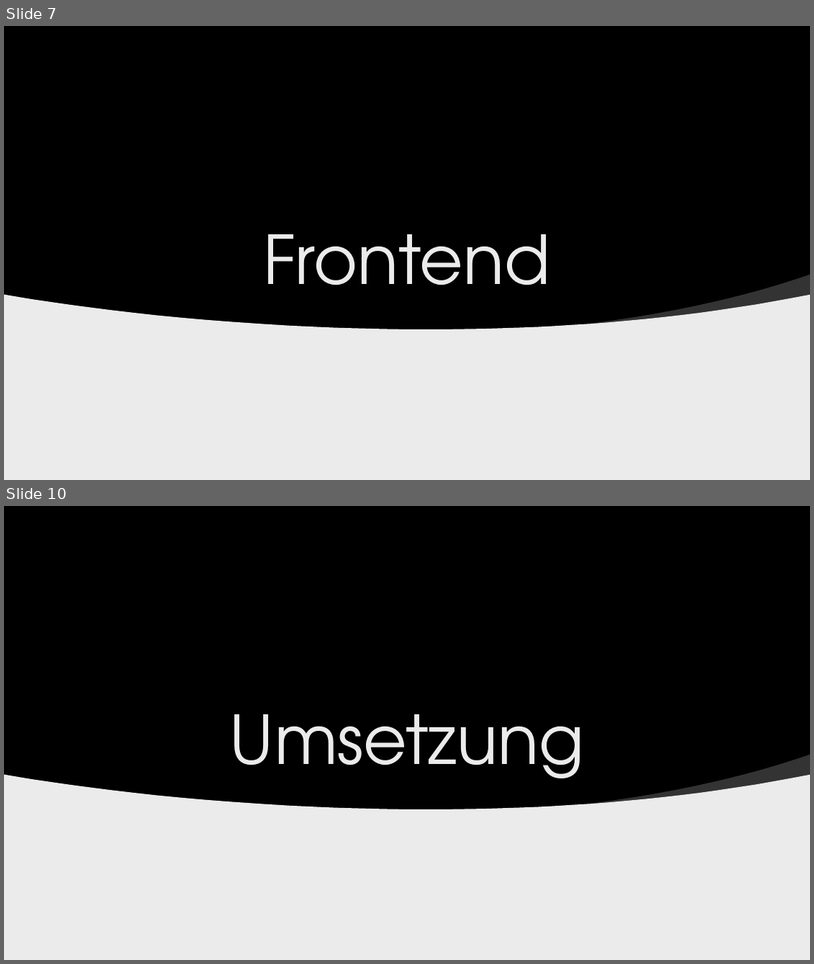
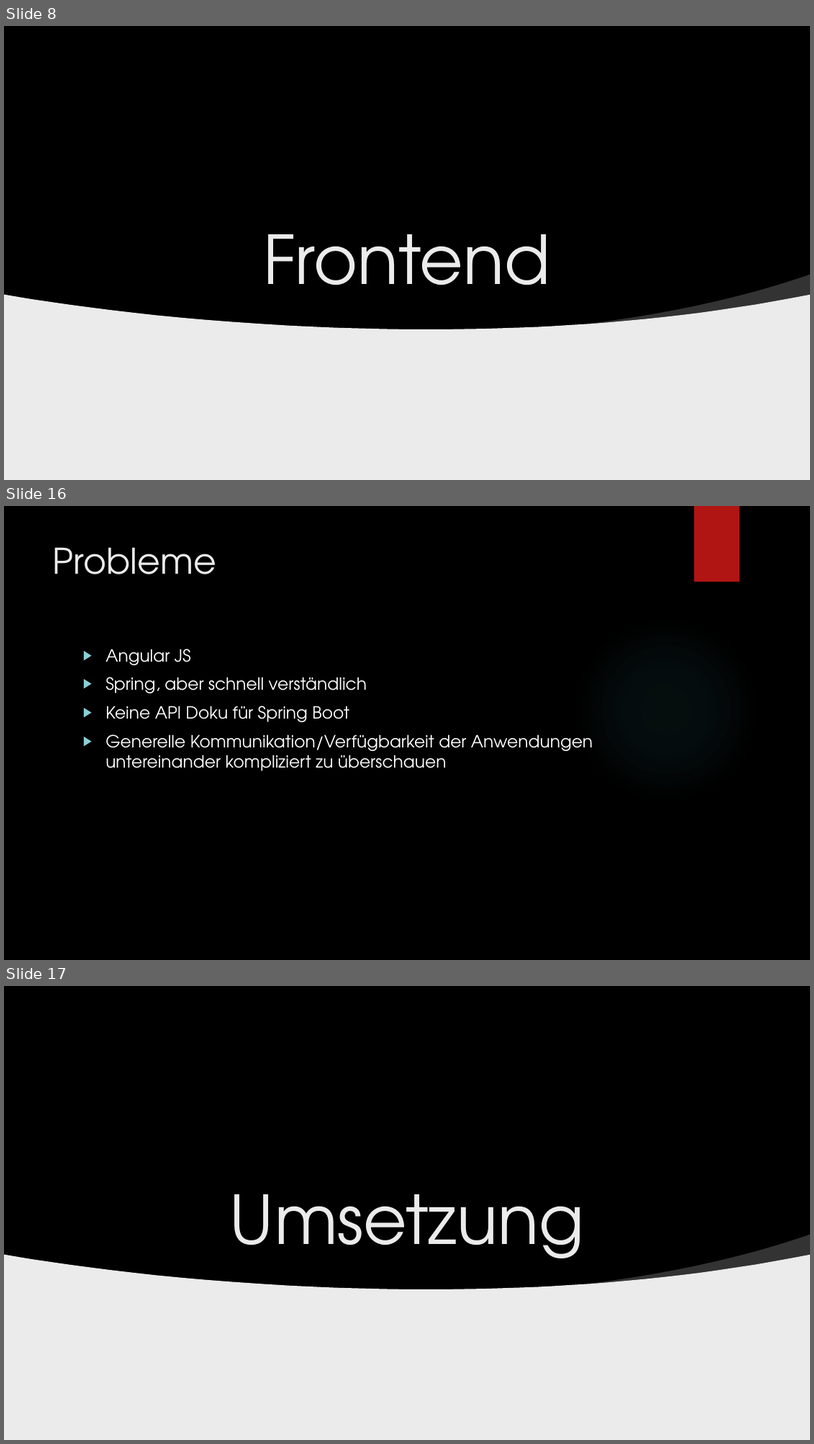
Before and after one commit to der10pm/gca, a slide deck: GCA_Abschlusspraesi_Szablewski_Linnenbaum.pptx. Shown one above the other, each under a label of ours: slides 7 and 10 before the commit, slides 8, 16 and 17 after it; the slides between them are not shown. The pictures are 814x964 and 814x1444 pixels, drawn with LibreOffice and Linux fonts; fonts in the diff are those of the drawing; grey boxes stand for pictures; background and template pictures are left out. Boxes give left, top, right and bottom in pixels: in the first picture for what was removed or moved away, otherwise in the second. Text is boxed around its words. In the diff, an @@ line names an element or a change of style, - is before the commit and + after.

```diff
--- a/GCA_Abschlusspraesi_Szablewski_Linnenbaum.pptx
+++ b/GCA_Abschlusspraesi_Szablewski_Linnenbaum.pptx
@@ slide 16 added at (x1=4, y1=506, x2=810, y2=960), background picture (left out) @@
@@ rectangle added at (x1=694, y1=506, x2=740, y2=582), fill #B01513 @@
@@ title added at (x1=53, y1=547, x2=216, y2=574), 42 pt, text #EBEBEB @@
+Probleme
@@ ellipse added at (x1=574, y1=617, x2=759, y2=803), fill gradient #50B9C1 @@
@@ text added at (x1=106, y1=649, x2=593, y2=771), 20 pt, text #FFFFFF @@
+▶ Angular JS
+▶ Spring, aber schnell verständlich
+▶ Keine API Doku für Spring Boot
+▶ Generelle Kommunikation/Verfügbarkeit der Anwendungen untereinander kompliziert zu überschauen
@@ what was slide 7 is now slide 8 @@
@@ what was slide 10 is now slide 17 @@
```
Also in this commit, not shown: 6 slides changed, 15 other slides added, 5 slides removed.
